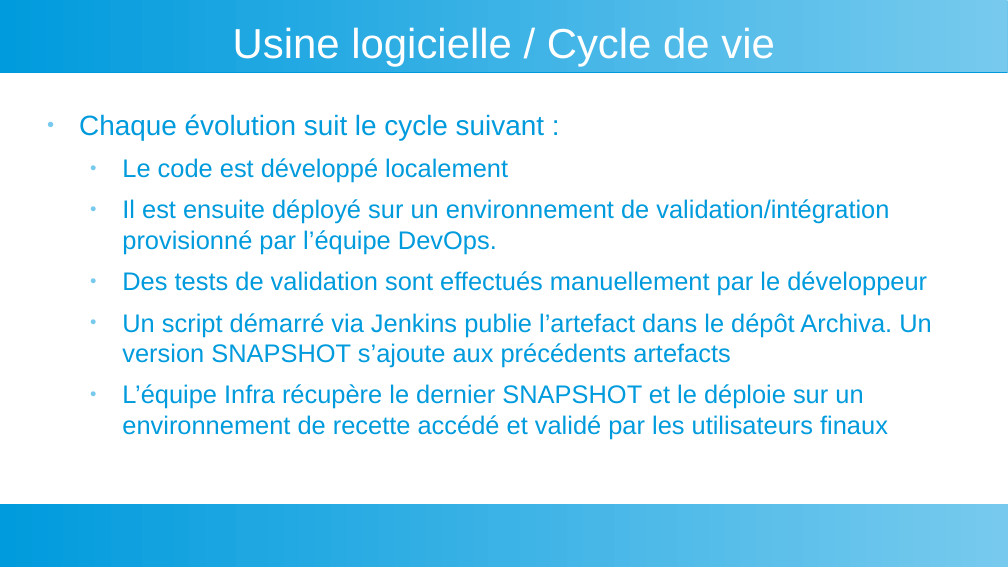
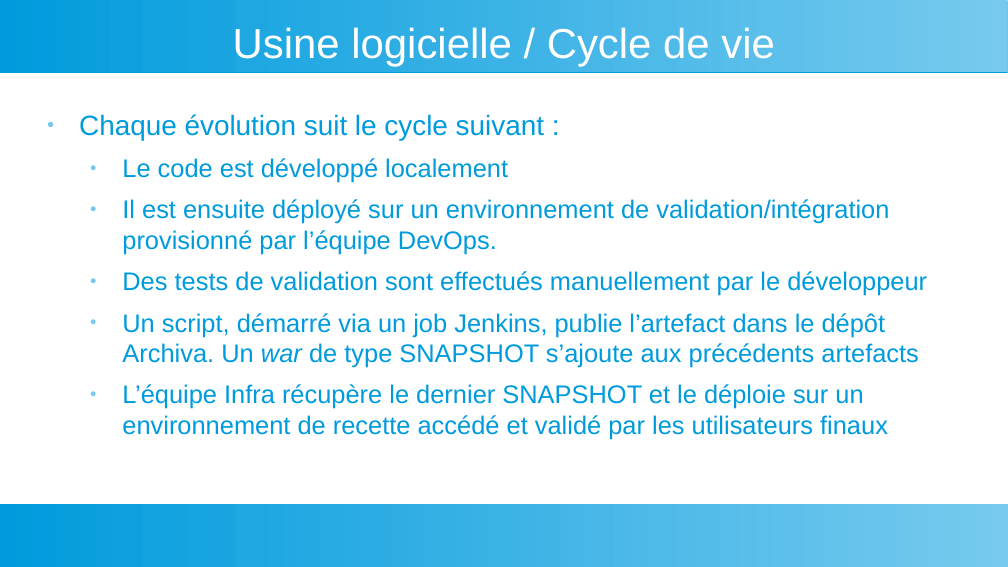
Before and after one commit to dthibau/bceao-cursus, a slide deck: slide 15 of 1_etatdeslieux/RapportAudit.odp. Drawn at 1008x567 pixels with LibreOffice and Linux fonts; fonts in the diff are those of the drawing. Boxes give left, top, right and bottom in pixels: in the first picture for what was removed or moved away, otherwise in the second. Text is boxed around its words. In the diff, an @@ line names an element or a change of style, - is before the commit and + after.

```diff
--- a/1_etatdeslieux/RapportAudit.odp
+++ b/1_etatdeslieux/RapportAudit.odp
@@ text at box(122, 313, 918, 368): text changed @@
-  ● Un script démarré via Jenkins publie l’artefact dans le dépôt Archiva. Un version SNAPSHOT s’ajoute aux précédents artefacts
+  ● Un script, démarré via un job Jenkins, publie l’artefact dans le dépôt Archiva. Un war de type SNAPSHOT s’ajoute aux précédents artefacts
```
Also in this commit, not shown: 17 other slides changed, 1 other file.
